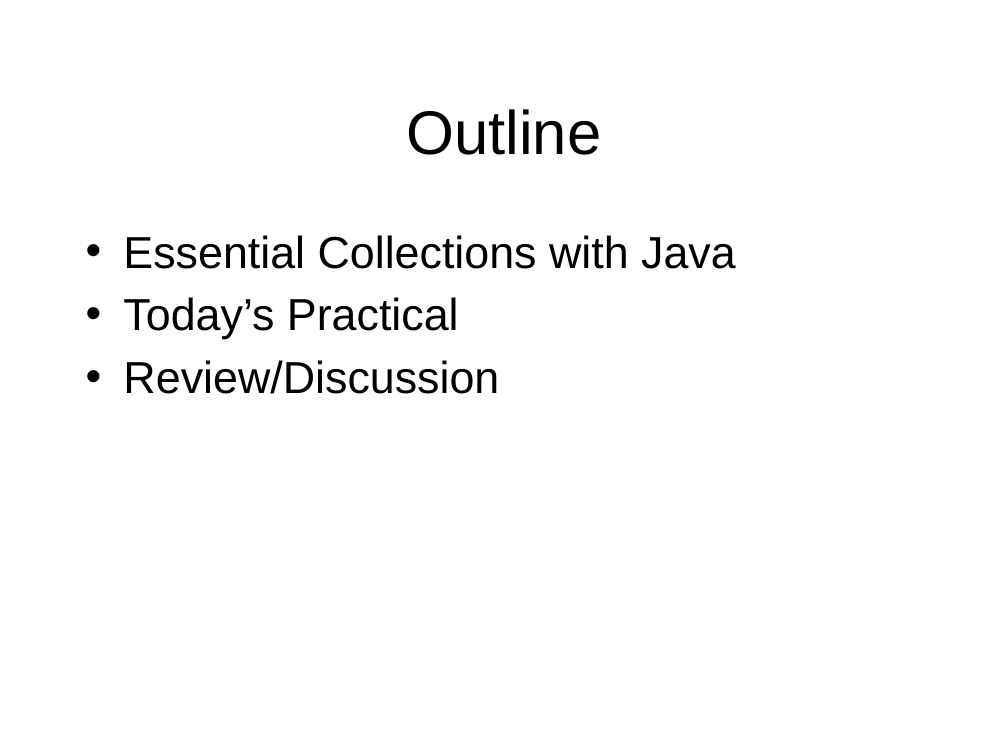
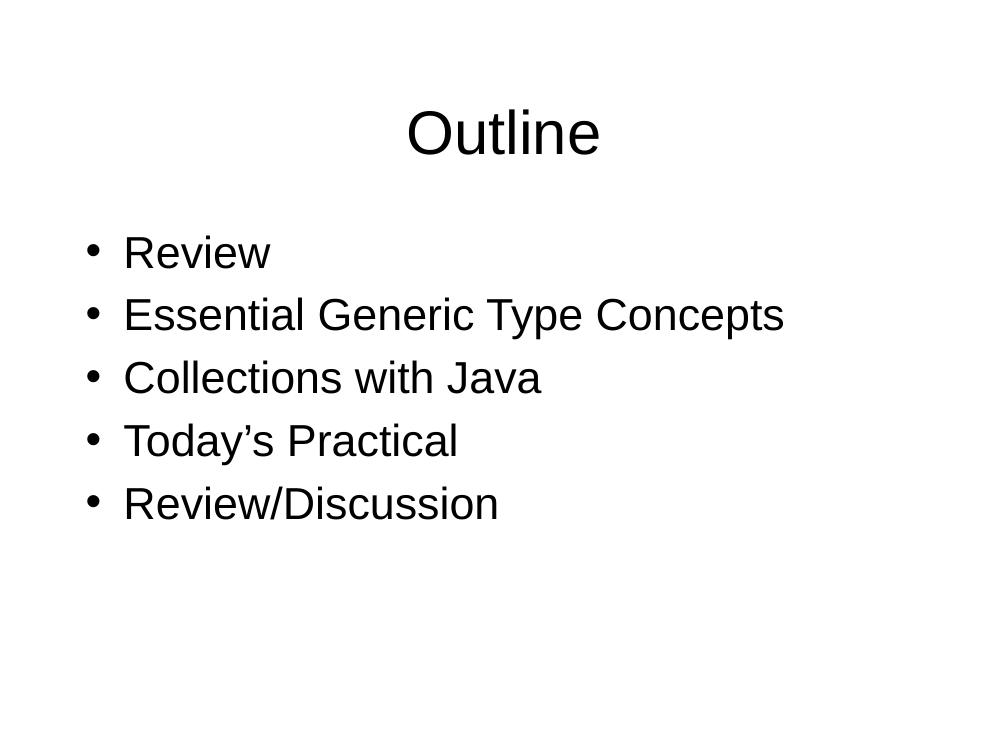
Before and after one commit to octaviordz/zjnu2017.github.io, a slide deck: slide 2 of OOP/lectures/110--Generic.and.Collections.pptx. Drawn at 1008x756 pixels with LibreOffice and Linux fonts; fonts in the diff are those of the drawing. Boxes give left, top, right and bottom in pixels: in the first picture for what was removed or moved away, otherwise in the second. Text is boxed around its words. In the diff, an @@ line names an element or a change of style, - is before the commit and + after.

```diff
--- a/OOP/lectures/110--Generic.and.Collections.pptx
+++ b/OOP/lectures/110--Generic.and.Collections.pptx
@@ text at <box>123,235,785,394</box>: text changed @@
-• Essential Collections with Java
+• Review
+• Essential Generic Type Concepts
+• Collections with Java
```
Also in this commit, not shown: 2 other slides changed, 24 slides added, 1 slide removed, 11 other files.
